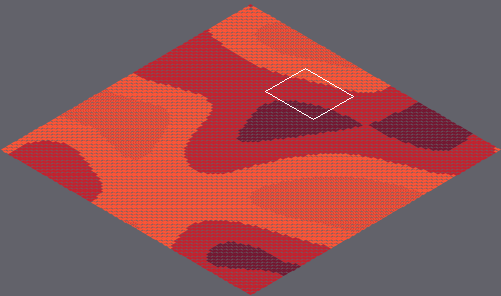
Tiled map -- marswars/resources/mapAssets/tmap.tmx. Above: a wide view before the commit, with the close-up outlined.
Close-up. Earlier state:
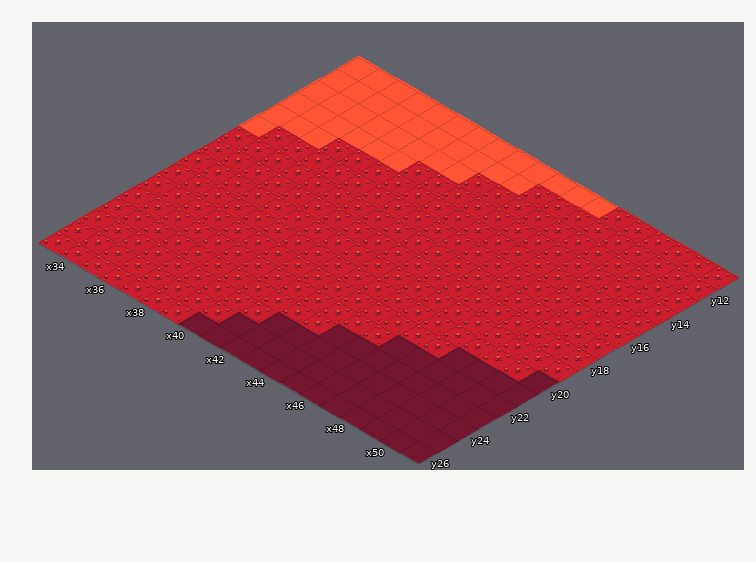
Cells are 55x32 px. Isometric: x runs down to the right, y down to the left. Shown: x 33..51, y 11..26. The commit also changed other parts of the map, which this record leaves out.
The result:
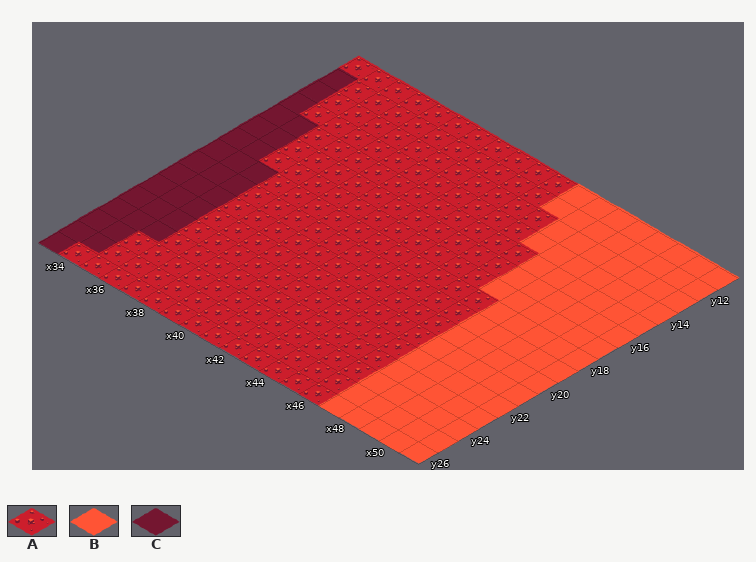
Key: from "tileset1": A 11 "mars007", B 15 "tile001", C 17 "tile003".
_ is an empty cell.
Diff:
{"where": "layer \"Tile Layer 1\""}
{"y":11,"x":33,"old":"BBBBBBBBBBB","new":"AAAAAAAAAAA"}
{"y":11,"x":46,"old":"AAAAAA","new":"BBBBBB"}
{"y":12,"x":33,"old":"BBBBBBBBBB","new":"CAAAAAAAAA"}
{"y":12,"x":44,"old":"AAAAAAAA","new":"BBBBBBBB"}
{"y":13,"x":33,"old":"BBBBBBBB","new":"CAAAAAAA"}
{"y":13,"x":45,"old":"AAAAAAA","new":"BBBBBBB"}
{"y":14,"x":33,"old":"BBBBBB","new":"CAAAAA"}
{"y":14,"x":45,"old":"AAAAAAA","new":"BBBBBBB"}
{"y":15,"x":33,"old":"BBB","new":"CCA"}
{"y":15,"x":46,"old":"AAAAAA","new":"BBBBBB"}
{"y":16,"x":33,"old":"BA","new":"CC"}
{"y":16,"x":46,"old":"AAAAAA","new":"BBBBBB"}
{"y":17,"x":33,"old":"AA","new":"CC"}
{"y":17,"x":46,"old":"AAAAAA","new":"BBBBBB"}
{"y":18,"x":33,"old":"AAA","new":"CCC"}
{"y":18,"x":47,"old":"AAAAA","new":"BBBBB"}
{"y":19,"x":33,"old":"AAA","new":"CCC"}
{"y":19,"x":47,"old":"AAAAA","new":"BBBBB"}
{"y":20,"x":33,"old":"AAA","new":"CCC"}
{"y":20,"x":47,"old":"AAAAC","new":"BBBBB"}
{"y":21,"x":33,"old":"AAA","new":"CCC"}
{"y":21,"x":47,"old":"ACCCC","new":"BBBBB"}
{"y":22,"x":33,"old":"AAA","new":"CCC"}
{"y":22,"x":46,"old":"CCCCCC","new":"ABBBBB"}
{"y":23,"x":33,"old":"AAA","new":"CCC"}
{"y":23,"x":44,"old":"CCCCCCCC","new":"AAABBBBB"}
{"y":24,"x":33,"old":"AA","new":"CC"}
{"y":24,"x":42,"old":"CCCCCCCCCC","new":"AAAAABBBBB"}
{"y":25,"x":33,"old":"AA","new":"CC"}
{"y":25,"x":41,"old":"CCCCCCCCCCC","new":"AAAAAABBBBB"}
{"y":26,"x":33,"old":"A","new":"C"}
{"y":26,"x":40,"old":"CCCCCCCCCCCC","new":"AAAAAAABBBBB"}
{"label":"changed","picture_box":[38,55,740,464]}
